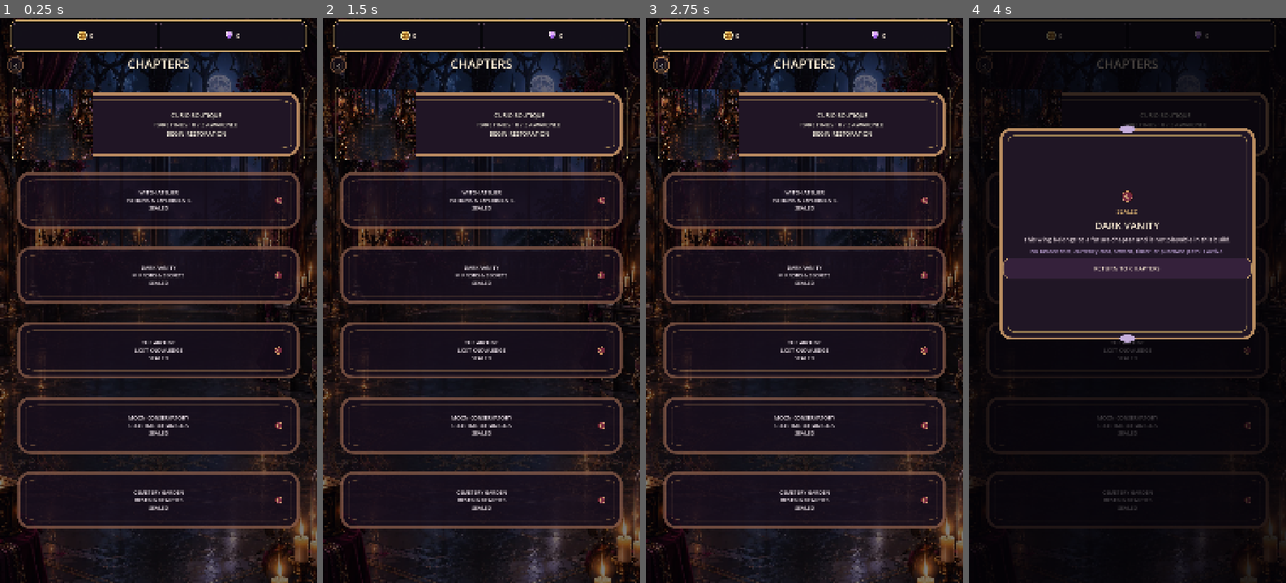
Above: before the commit, frames 1-4 (left to right).
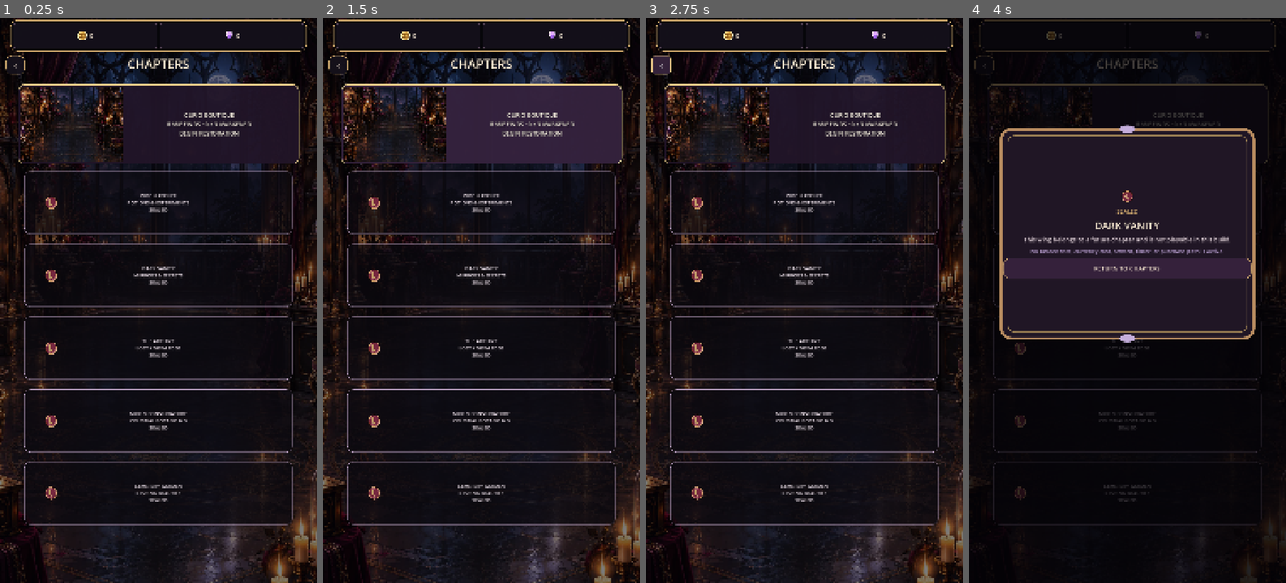
Above: after the commit, the same moments.

Repository: Jay-prodesign/akilta-match3
Game: Godot game, scene res://src/ui/map/chapter_select.tscn
Same seed, same stepped clock (60 frames per second), same inputs: the game is played once before the commit and once after it. This scene is started directly instead of the project's main scene.
Inputs:
- Up to frame 1 (0.25 s): no input
- Up to frame 2 (1.5 s): click "CURIO BOUTIQUE RARE FINDS · 0…" at 0.5 s; click "CURIO BOUTIQUE RARE FINDS · 0…" at 1.25 s
- Up to frame 3 (2.75 s): click "‹" at 2 s
- Up to frame 4 (4 s): click "DARK VANITY MIRRORS & SECRETS…" at 2.75 s; click "THE ARCHIVE LOST KNOWLEDGE SE…" at 3.5 s

The runs differ from the first frame. In frame 1, 17% of the frame differs, in the area x 1-97%, y 6-91%; in frame 2, 18%; in frame 3, 17%; in frame 4, 3.0%.

Commit message:
Give Chapters authored card weight without inventing future-wing art

Diff:
--- a/src/ui/map/chapter_select.gd
+++ b/src/ui/map/chapter_select.gd
@@ -15,12 +15,12 @@
 const SEALED_WING_SEAL_PATH := "res://assets/blockers/ch01_blocker_wax_seal_intact_v01.webp"
 
 const WINGS := [
-	{"id":"curio_boutique","name":"CURIO BOUTIQUE","x":0.02,"y":0.02,"w":0.96,"h":0.16},
-	{"id":"witch_atelier","name":"WITCH ATELIER","x":0.02,"y":0.19,"w":0.96,"h":0.145},
-	{"id":"dark_vanity","name":"DARK VANITY","x":0.02,"y":0.35,"w":0.96,"h":0.145},
-	{"id":"archive","name":"THE ARCHIVE","x":0.02,"y":0.51,"w":0.96,"h":0.145},
-	{"id":"moon_conservatory","name":"MOON CONSERVATORY","x":0.02,"y":0.67,"w":0.96,"h":0.145},
-	{"id":"cemetery_garden","name":"CEMETERY GARDEN","x":0.02,"y":0.83,"w":0.96,"h":0.145},
+	{"id":"curio_boutique","name":"CURIO BOUTIQUE","x":0.04,"y":0.015,"w":0.92,"h":0.17},
+	{"id":"witch_atelier","name":"WITCH ATELIER","x":0.06,"y":0.20,"w":0.88,"h":0.135},
+	{"id":"dark_vanity","name":"DARK VANITY","x":0.06,"y":0.355,"w":0.88,"h":0.135},
+	{"id":"archive","name":"THE ARCHIVE","x":0.06,"y":0.51,"w":0.88,"h":0.135},
+	{"id":"moon_conservatory","name":"MOON CONSERVATORY","x":0.06,"y":0.665,"w":0.88,"h":0.135},
+	{"id":"cemetery_garden","name":"CEMETERY GARDEN","x":0.06,"y":0.82,"w":0.88,"h":0.135},
 ]
 
 var progress
@@ -62,8 +62,8 @@
 		"cemetery_garden": _cemetery_garden,
 	}
 
-	ProductionChrome.apply_action_button(_back, "utility", "chapter_back")
-	ProductionChrome.apply_interactive_button(_current, true, "chapter_current")
+	_back.set_meta("chapter_material", "scene_authored_flat")
+	_current.set_meta("chapter_material", "scene_authored_flat")
 	_back.pressed.connect(func(): back_requested.emit())
 	_current.pressed.connect(func(): chapter_requested.emit("curio_boutique"))
 
@@ -80,10 +80,18 @@
 		button.set_meta("map_h", float(wing["h"]))
 		button.set_meta("chapter_state", "first_wing_open" if id == "curio_boutique" else "future_wings_locked")
 		if id != "curio_boutique":
-			ProductionChrome.apply_interactive_button(button, false, "chapter_locked")
+			button.set_meta("chapter_material", "scene_authored_flat")
 			var wax_seal := button.get_node_or_null("WaxSeal") as TextureRect
 			if wax_seal != null:
 				wax_seal.texture = sealed_wing_seal
+				wax_seal.anchor_left = 0.10
+				wax_seal.anchor_right = 0.10
+				wax_seal.anchor_top = 0.50
+				wax_seal.anchor_bottom = 0.50
+				wax_seal.offset_left = -30.0
+				wax_seal.offset_top = -30.0
+				wax_seal.offset_right = 30.0
+				wax_seal.offset_bottom = 30.0
 			button.set_meta("sealed_status_marker", "shared_wax_seal")
 			button.tooltip_text = "%s · inspect why this future chapter remains sealed" % String(wing["name"]).capitalize()
 			button.pressed.connect(_show_sealed_wing.bind(id, String(wing["name"])))
@@ -179,7 +187,7 @@
 		button.position = Vector2(roundf(grid.size.x * x), roundf(grid.size.y * y))
 		button.size = Vector2(roundf(grid.size.x * w), roundf(grid.size.y * h))
 		var current := String(button.get_meta("chapter_id", "")) == "curio_boutique"
-		button.add_theme_font_size_override("font_size", 20 if current else 18)
+		button.add_theme_font_size_override("font_size", 20 if current else 17)
 
 func chapter_visual_contract() -> Dictionary:
 	var sealed_markers_authored := true
@@ -200,11 +208,12 @@
 		"compact_header_back": _back != null and _back.custom_minimum_size.x >= 60.0 and _back.custom_minimum_size.x <= 72.0 and _back.custom_minimum_size.y >= 60.0 and _back.custom_minimum_size.y <= 72.0,
 		"summary_suppressed_for_board_parity": _chapter_summary != null and not _chapter_summary.visible and _lock_reason != null and not _lock_reason.visible,
 		"chapter_descriptors_present": _witch_atelier.text.contains("POTIONS & EXPERIMENTS") and _dark_vanity.text.contains(" …(181 unchanged characters)…
-		"north_star_vertical_chapter_list": _grid != null and [_current, _witch_atelier, _dark_vanity, _archive, _moon_conservatory, _cemetery_garden].all(func(button): return button.size.x >= _grid.size.x * 0.94) and _current.position.y < _witch_ateli …(240 unchanged characters)…
-		"current_wing_art_thumbnail": _current_art != null and _current_art.anchor_right >= 0.25 and _current_art.anchor_right <= 0.31 and _current_art.anchor_bottom >= 0.98,
-		"asset_backed_wing_rows": [_current, _witch_atelier, _dark_vanity, _archive, _moon_conservatory, _cemetery_garden].all(func(button): return button.get_theme_stylebox("normal") is StyleBoxTexture),
-		"asset_backed_header_back": _back != null and _back.get_theme_stylebox("normal") is StyleBoxTexture and String(_back.get_meta("production_chrome_kind", "")) == "action_utility_chapter_back",
-		"current_copy_clears_thumbnail": _current != null and _current.text == "" and _current_copy != null and _current_copy.anchor_left >= 0.29 and _current_copy.anchor_right <= 0.97 and _current_copy.get_theme_font_size("font_size") <= 22,
+		"north_star_vertical_chapter_list": _grid != null and _current.size.x >= _grid.size.x * 0.90 and _current.size.x <= _grid.size.x * 0.94 and [_witch_atelier, _dark_vanity, _archive, _moon_conservatory, _cemetery_garden].all(func(button): return button.size.x >= _grid.size.x * 0.86 and button.size.x <= _grid.size.x * 0.90) and _current.position.y < _witch_ateli …(240 unchanged characters)…
+		"current_wing_art_thumbnail": _current_art != null and _current_art.anchor_right >= 0.36 and _current_art.anchor_right <= 0.40 and _current_art.anchor_bottom >= 0.98,
+		"scene_authored_wing_rows": [_current, _witch_atelier, _dark_vanity, _archive, _moon_conservatory, _cemetery_garden].all(func(button): return button.get_theme_stylebox("normal") is StyleBoxFlat and String(button.get_meta("chapter_material", "")) == "scene_authored_flat"),
+		"scene_authored_header_back": _back != null and _back.get_theme_stylebox("normal") is StyleBoxFlat and String(_back.get_meta("chapter_material", "")) == "scene_authored_flat",
+		"sealed_marker_scale": [_witch_atelier, _dark_vanity, _archive, _moon_conservatory, _cemetery_garden].all(func(button): var seal = button.get_node_or_null("WaxSeal") as TextureRect; return seal != null and seal.texture != null and seal.offset_right - seal.offset_left >= 58.0),
+		"current_copy_clears_thumbnail": _current != null and _current.text == "" and _current_copy != null and _current_copy.anchor_left >= 0.39 and _current_copy.anchor_right <= 0.97 and _current_copy.get_theme_font_size("font_size") <= 22,
 		"current_copy_scene_owned": _current_copy != null and _current_copy.get_parent() == _current and _current_copy.mouse_filter == Control.MOUSE_FILTER_IGNORE,
 		"runtime_style_factory": false,
 	}
@@ -212,5 +221,5 @@
 func _apply_current_style(button: Button, state: String) -> void:
 	button.disabled = false
 	button.add_theme_color_override("font_color", Color("#FFF7E9"))
-	ProductionChrome.apply_interactive_button(button, true, "chapter_current")
+	button.set_meta("chapter_material", "scene_authored_flat")
 	button.set_meta("chapter_visual_state", state)
--- a/src/ui/map/chapter_select.tscn
+++ b/src/ui/map/chapter_select.tscn
@@ -263,7 +263,7 @@
 
 [node name="CurrentWingArtwork" type="TextureRect" parent="Layout/ChapterGrid/CurioBoutiqueButton"]
 layout_mode = 1
-anchor_right = 0.28
+anchor_right = 0.38
 anchor_bottom = 1.0
 offset_left = 8.0
 offset_top = 8.0
@@ -277,7 +277,7 @@
 
 [node name="CurrentWingCopy" type="Label" parent="Layout/ChapterGrid/CurioBoutiqueButton"]
 layout_mode = 1
-anchor_left = 0.30
+anchor_left = 0.40
 anchor_top = 0.10
 anchor_right = 0.96
 anchor_bottom = 0.90
@@ -308,7 +308,7 @@
 theme_override_colors/font_color = Color(0.97, 0.92, 0.96, 1)
 theme_override_colors/font_outline_color = Color(0.02, 0.014, 0.028, 0.96)
 theme_override_constants/outline_size = 3
-theme_override_font_sizes/font_size = 18
+theme_override_font_sizes/font_size = 17
 theme_override_styles/normal = SubResource("LockedNormal")
 theme_override_styles/hover = SubResource("LockedHover")
 theme_override_styles/pressed = SubResource("LockedHover")
@@ -339,7 +339,7 @@
 theme_override_colors/font_color = Color(0.97, 0.92, 0.96, 1)
 theme_override_colors/font_outline_color = Color(0.02, 0.014, 0.028, 0.96)
 theme_override_constants/outline_size = 3
-theme_override_font_sizes/font_size = 18
+theme_override_font_sizes/font_size = 17
 theme_override_styles/normal = SubResource("LockedNormal")
 theme_override_styles/hover = SubResource("LockedHover")
 theme_override_styles/pressed = SubResource("LockedHover")
@@ -370,7 +370,7 @@
 theme_override_colors/font_color = Color(0.97, 0.92, 0.96, 1)
 theme_override_colors/font_outline_color = Color(0.02, 0.014, 0.028, 0.96)
 theme_override_constants/outline_size = 3
-theme_override_font_sizes/font_size = 18
+theme_override_font_sizes/font_size = 17
 theme_override_styles/normal = SubResource("LockedNormal")
 theme_override_styles/hover = SubResource("LockedHover")
 theme_override_styles/pressed = SubResource("LockedHover")
@@ -401,7 +401,7 @@
 theme_override_colors/font_color = Color(0.97, 0.92, 0.96, 1)
 theme_override_colors/font_outline_color = Color(0.02, 0.014, 0.028, 0.96)
 theme_override_constants/outline_size = 3
-theme_override_font_sizes/font_size = 18
+theme_override_font_sizes/font_size = 17
 theme_override_styles/normal = SubResource("LockedNormal")
 theme_override_styles/hover = SubResource("LockedHover")
 theme_override_styles/pressed = SubResource("LockedHover")
@@ -432,7 +432,7 @@
 theme_override_colors/font_color = Color(0.97, 0.92, 0.96, 1)
 theme_override_colors/font_outline_color = Color(0.02, 0.014, 0.028, 0.96)
 theme_override_constants/outline_size = 3
-theme_override_font_sizes/font_size = 18
+theme_override_font_sizes/font_size = 17
 theme_override_styles/normal = SubResource("LockedNormal")
 theme_override_styles/hover = SubResource("LockedHover")
 theme_override_styles/pressed = SubResource("LockedHover")
--- a/tests/integration/test_chapter_select_states.gd
+++ b/tests/integration/test_chapter_select_states.gd
@@ -39,11 +39,12 @@
 		_expect(bool(visual_contract.get("compact_header_back", false)), "S02 back control must remain compact instead of consuming header width")
 		_expect(bool(visual_contract.get("summary_suppressed_for_board_parity", false)), "S02 board parity must not insert an extra summary/footer plate around the chapter list")
 		_expect(bool(visual_contract.get("chapter_descriptors_present", false)), "S02 sealed wings must preserve their North Star chapter identities without fabricated art")
-		_expect(bool(visual_contract.get("north_star_vertical_chapter_list", false)), "S02 must preserve the locked North Star six-row chapter scan path")
-		_expect(bool(visual_contract.get("current_wing_art_thumbnail", false)), "S02 current wing must use its authored art as a compact chapter thumbnail")
-		_expect(bool(visual_contract.get("asset_backed_wing_rows", false)), "S02 current and sealed wing rows must use verified asset-backed interactive chrome")
-		_expect(bool(visual_contract.get("asset_backed_header_back", false)), "S02 back control must use verified utility action chrome")
-		_expect(bool(visual_contract.get("current_copy_clears_thumbnail", false)), "S02 current wing copy must clear the authored thumbnail")
+		_expect(bool(visual_contract.get("north_star_vertical_chapter_list", false)), "S02 must preserve the locked North Star six-row chapter scan path with compact card widths")
+		_expect(bool(visual_contract.get("current_wing_art_thumbnail", false)), "S02 current wing must give its only authored chapter art meaningful visual weight")
+		_expect(bool(visual_contract.get("scene_authored_wing_rows", false)), "S02 chapter cards must preserve their clean scene-authored normal/hover materials")
+		_expect(bool(visual_contract.get("scene_authored_header_back", false)), "S02 back control must preserve its scene-authored utility material")
+		_expect(bool(visual_contract.get("sealed_marker_scale", false)), "S02 future wings must use the shared wax seal as an intentional visual anchor instead of an incidental status dot")
+		_expect(bool(visual_contract.get("current_copy_clears_thumbnail", false)), "S02 current wing copy must clear the enlarged authored thumbnail")
 		_expect(bool(visual_contract.get("current_copy_scene_owned", false)), "S02 current wing copy must remain a scene-owned, non-intercepting child of the chapter hit target")
 		_expect(not bool(visual_contract.get("runtime_style_factory", true)), "S02 must not create StyleBox presentation resources at runtime")
 	_expect(screen.get_node_or_null("ResourceBar") != null, "S02 global resources header missing")
